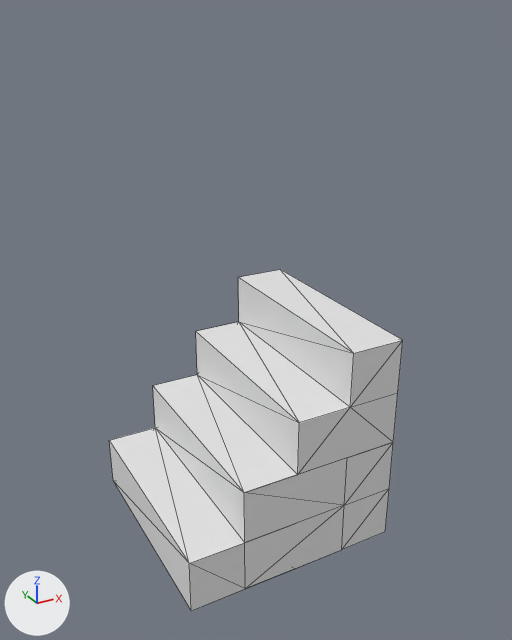
What one commit did to the glTF model assets/meshes/meshes.glb.
Before and after are seen from a 50 mm camera at (-1.32, -2.55, 1.76) aimed at (0.04, -0.06, 0.52). The lights are fixed; the arrows at lower left show +X, +Y and +Z. Mesh edges are drawn as thin lines. Objects named as collision shapes, trigger or cutter boxes, shadow casters or lower levels of detail are left out.

The first picture shows 'Render'.
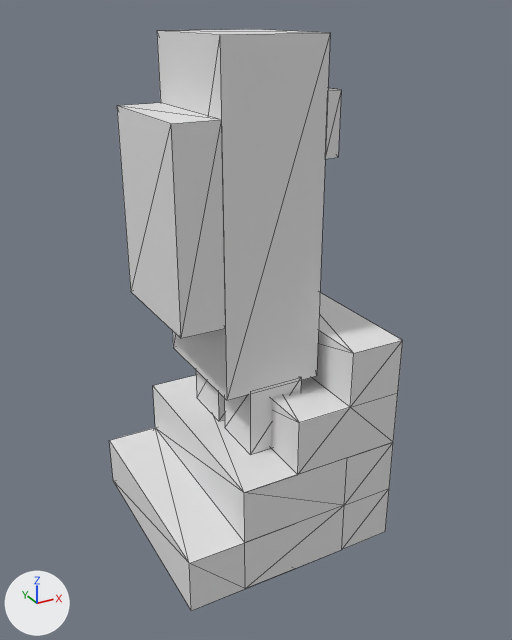
Location of each change, [x1, y1, x2, y2] in pixels of the pictures (512 x 640 px):
'AmongerBodyRender', added
    after: [157, 29, 330, 400]
'AmongerBackpackRender', added
    after: [117, 103, 225, 338]
'AmongerLegRRender', added
    after: [224, 380, 301, 455]
'AmongerVisorRender', added
    after: [325, 88, 341, 159]
'AmongerLegLRender', added
    after: [196, 371, 225, 421]

The edits, one by one:
Mesh me_amongervisorrender is new.
It is a box spanning x -0.031..0.031, y -0.278..0.278, z -0.125..0.125.
Mesh me_amongerbackpackrender is new.
It is a box spanning x -0.094..0.094, y -0.277..0.277, z -0.396..0.396.
Mesh me_amongerlegrrender is new.
It is a box spanning x -0.125..0.125, y -0.124..0.124, z -0.3..0.012.
Mesh me_amongerleglrender is new.
It is a box spanning x -0.125..0.125, y -0.124..0.124, z -0.3..0.012.
Mesh me_amongerbodyrender is new.
It is a box spanning x -0.219..0.219, y -0.281..0.281, z -0.692..0.692.
Object 'AmongerVisorRender' (ob_amongervisorrender) is new; it shows me_amongervisorrender.
Its location is (0.256, -0.001, 1.363).
Object 'AmongerBackpackRender' (ob_amongerbackpackrender) is new; it shows me_amongerbackpackrender.
Its location is (-0.306, -0.001, 1.017).
Object 'AmongerLegRRender' (ob_amongerlegrrender) is new; it shows me_amongerlegrrender.
Its location is (0.022, -0.155, 0.3).
Object 'AmongerLegLRender' (ob_amongerleglrender) is new; it shows me_amongerleglrender.
Its location is (0.022, 0.154, 0.3).
Object 'AmongerBodyRender' (ob_amongerbodyrender) is new; it shows me_amongerbodyrender.
Its location is (0.006, -0.001, 0.993).
